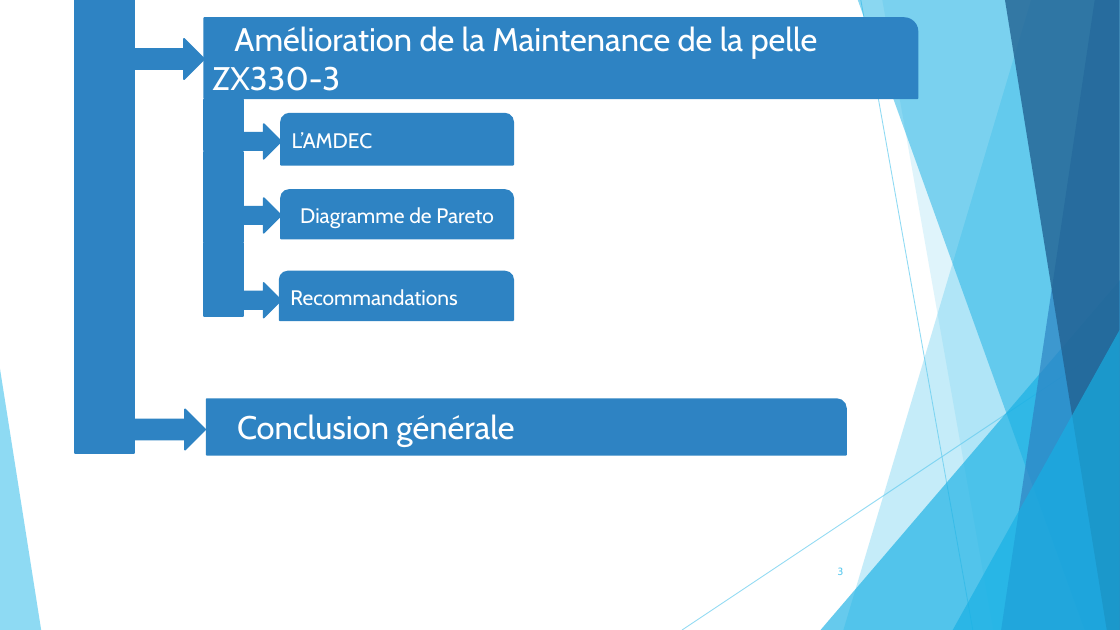
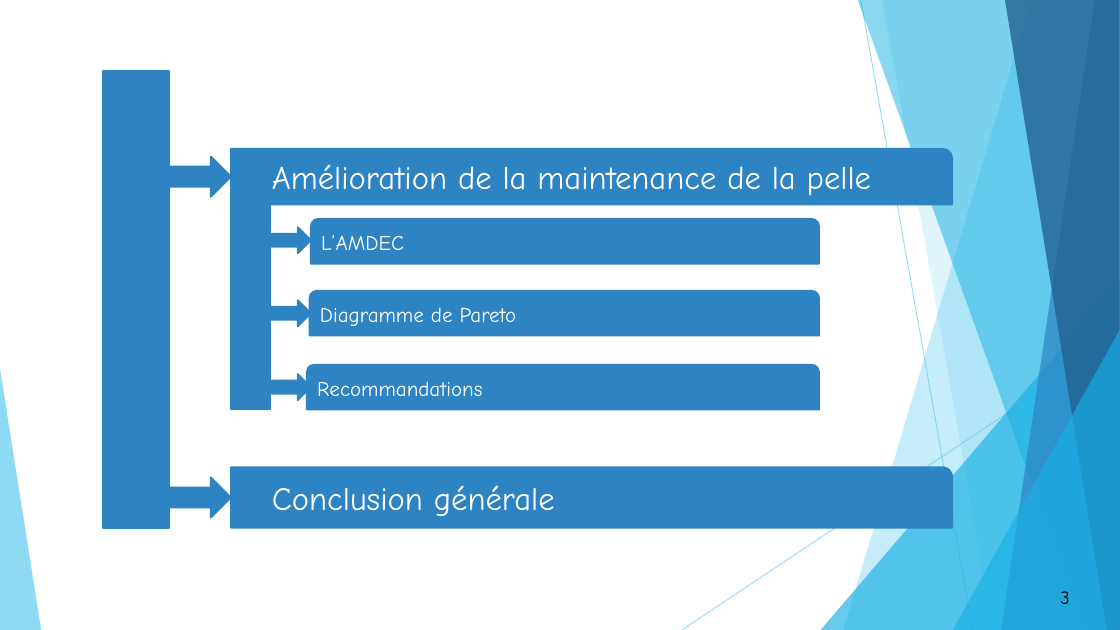
Before and after one commit to OussamaTeyib/PFE_2024, a slide deck: slide 3 of Présentation.pptx. Drawn at 1120x630 pixels with LibreOffice and Linux fonts; fonts in the diff are those of the drawing. Boxes give left, top, right and bottom in pixels: in the first picture for what was removed or moved away, otherwise in the second. Text is boxed around its words. In the diff, an @@ line names an element or a change of style, - is before the commit and + after.

```diff
--- a/Présentation.pptx
+++ b/Présentation.pptx
@@ rectangle removed at [75, 0, 134, 78] @@
@@ right arrow removed at [134, 39, 204, 79] @@
@@ rectangle: place and size @@
-rectangle at [75, 73, 134, 453]
+rectangle at [103, 71, 169, 528]
@@ rectangle removed at [204, 99, 244, 150] @@
@@ round rect "Amélioration de la maintenance de ...": place and size @@
-round rect "Amélioration de la maintenance de ..." at [204, 18, 918, 98]
+round rect "Amélioration de la maintenance de ..." at [231, 149, 953, 204]
@@ right arrow: place and size @@
-right arrow at [242, 124, 281, 159]
+right arrow at [170, 156, 231, 197]
@@ rectangle removed at [204, 152, 244, 242] @@
@@ text in round rect at [272, 164, 871, 196]: text changed; font Cabin to Comic Neue @@
-Amélioration de la Maintenance de la pelle ZX330-3
+Amélioration de la maintenance de la pelle
@@ rectangle: place and size @@
-rectangle at [204, 244, 244, 317]
+rectangle at [231, 204, 271, 410]
@@ right arrow: place and size @@
-right arrow at [242, 198, 281, 233]
+right arrow at [271, 227, 311, 253]
@@ round same rect "L’AMDEC": place and size @@
-round same rect "L’AMDEC" at [281, 113, 513, 165]
+round same rect "L’AMDEC" at [311, 219, 819, 264]
@@ round same rect "Diagramme de Pareto": place and size @@
-round same rect "Diagramme de Pareto" at [281, 190, 513, 239]
+round same rect "Diagramme de Pareto" at [309, 291, 819, 335]
@@ round same rect "Diagramme de Pareto" at [309, 291, 819, 335]: font Cabin to Comic Neue; alignment centre to left @@
@@ right arrow: place and size @@
-right arrow at [242, 283, 281, 318]
+right arrow at [271, 300, 311, 326]
@@ right arrow added at [271, 374, 311, 400], fill #2E83C3, outline #2E83C3 1.5 pt @@
@@ font Cabin to Comic Neue in 3 elements at [231, 467, 953, 528], [311, 219, 819, 264], [307, 365, 819, 409] @@
@@ round same rect "Recommandations": place and size @@
-round same rect "Recommandations" at [280, 271, 513, 320]
+round same rect "Recommandations" at [307, 365, 819, 409]
@@ right arrow: place and size @@
-right arrow at [135, 409, 205, 450]
+right arrow at [170, 477, 231, 518]
@@ round rect "Conclusion générale": place and size @@
-round rect "Conclusion générale" at [207, 399, 846, 455]
+round rect "Conclusion générale" at [231, 467, 953, 528]
@@ page number: place and size @@
-page number at [838, 567, 844, 575]
+page number at [1032, 581, 1098, 614]
@@ page number at [1032, 581, 1098, 614]: size 9 to 16 pt, font Cabin to Comic Neue, text colour #5FCBEF to #000000; alignment right to centre; fill none to #FFFFFF; outline none to #000000 1.5 pt @@
```
Also in this commit, not shown: 22 other slides changed, 1 slide added, 1 slide removed, 5 other files.
